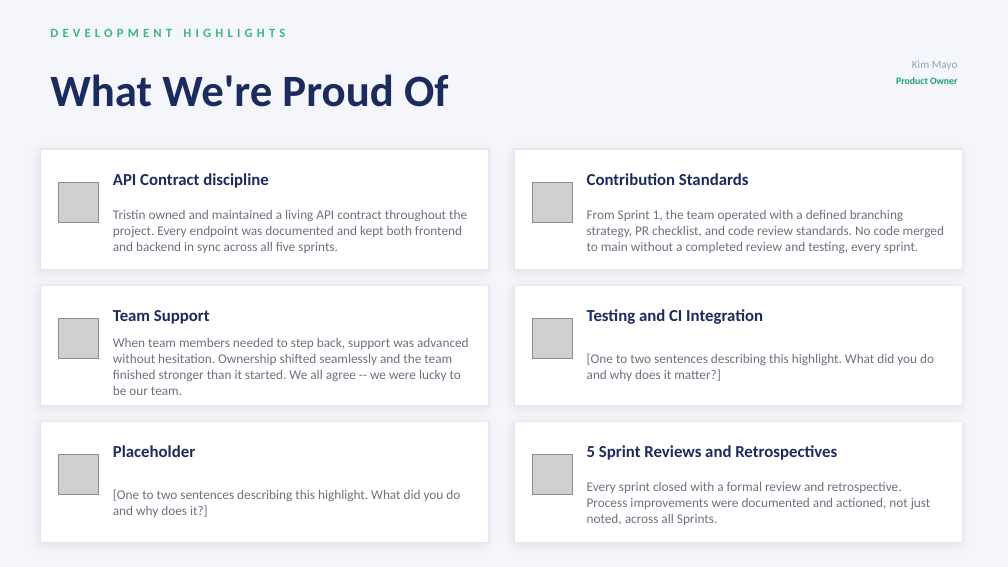
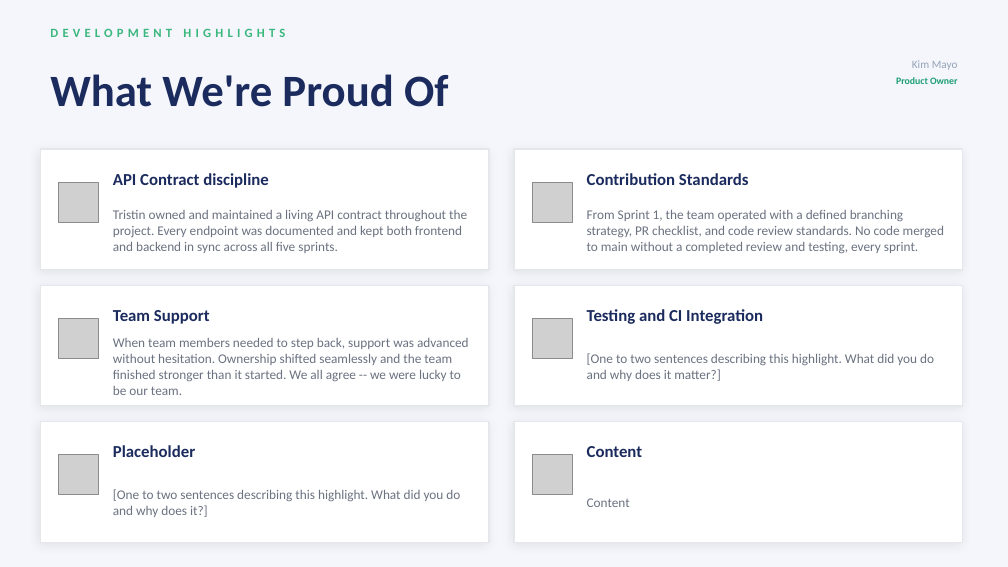
Before and after one commit to RachelMizer/ProjectOrderly, a slide deck: slide 8 of docs/Deliverables/Orderly_Slides.pptx (slide 6 before the commit). Drawn at 1008x567 pixels with LibreOffice and Linux fonts; fonts in the diff are those of the drawing; grey boxes stand for pictures. Boxes give left, top, right and bottom in pixels: in the first picture for what was removed or moved away, otherwise in the second. Text is boxed around its words. In the diff, an @@ line names an element or a change of style, - is before the commit and + after.

```diff
--- a/docs/Deliverables/Orderly_Slides.pptx
+++ b/docs/Deliverables/Orderly_Slides.pptx
@@ text at (587,446,642,457): text changed @@
-5 Sprint Reviews and Retrospectives
+Content
@@ text at (587,498,630,507): text changed @@
-Every sprint closed with a formal review and retrospective. Process improvements were documented and actioned, not just noted, across all Sprints.
+Content
```
Also in this commit, not shown: 2 slides added.
